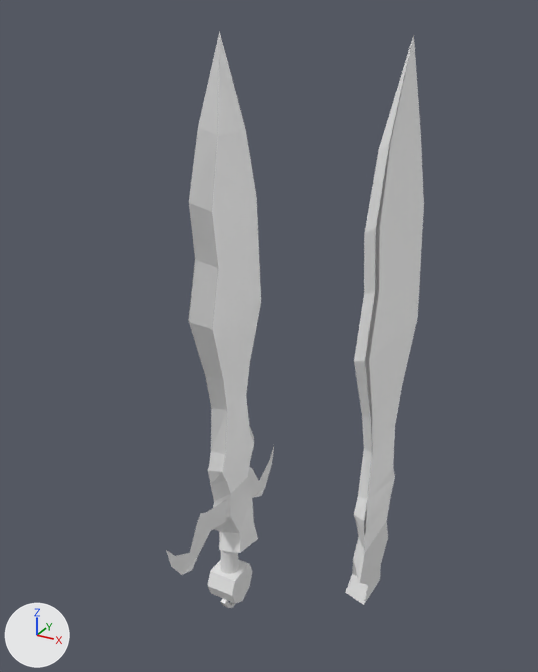
The Blender file week 5/day 1/sword/Untitled.blend: old version first, new version second.
One viewpoint serves both versions: a 50 mm camera at (1.1, -1.87, 2.41) aimed at (-0.02, 0.18, 1.39). The axes (+X, +Y, +Z) are drawn at lower left. The lights are the same throughout.
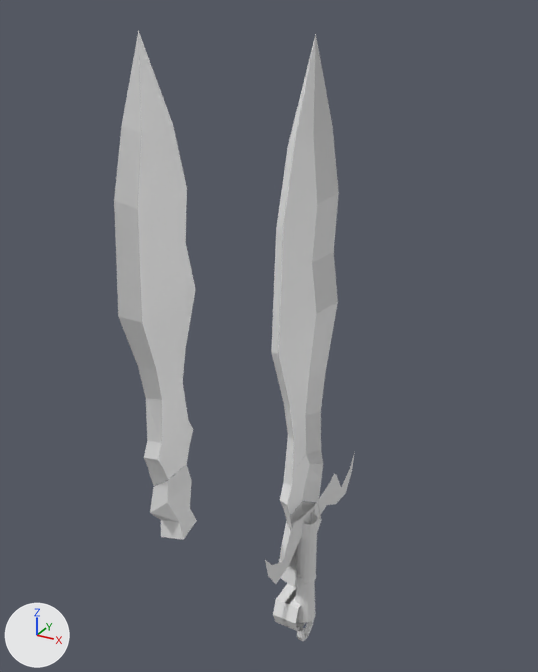
The change, as a diff of the scene's bpy script:
```diff
--- a/week 5/day 1/sword/Untitled.blend.py
+++ b/week 5/day 1/sword/Untitled.blend.py
@@ ob_cube @@
-ob_cube = bpy.data.objects.new('Cube', me_cube)
@@ ob_cube_002 @@
-ob_cube_002 = bpy.data.objects.new('Cube.002', me_cube_002)
@@ ob_plane @@
 ob_plane = bpy.data.objects.new('Plane', me_plane)
-ob_plane.location = (0.102, 0.068, 0.35)
-ob_plane.rotation_euler = (1.571, 0.0, 1.571)  # degrees (90, 0, 90)
+ob_plane.location = (-0.081, 0.184, 0.35)
+ob_plane.rotation_euler = (1.571, 0.0, 4.712)  # degrees (90, 0, 270)
 _m = ob_plane.modifiers.new('Mirror', 'MIRROR')
@@ ob_cylinder @@
-ob_cylinder = bpy.data.objects.new('Cylinder', me_cylinder)
@@ ob_cube_003 @@
-ob_cube_003 = bpy.data.objects.new('Cube.003', me_cube_003)
@@ ob_cube_004 @@
-ob_cube_004 = bpy.data.objects.new('Cube.004', me_cube_004)
@@ ob_edge @@
-ob_edge = bpy.data.objects.new('edge', me_cube_005)
@@ ob_blad_edge @@
+ob_blad_edge = bpy.data.objects.new(' blad edge', me_cube_005_1)  # 54 vertices, 22 faces, 1 loose edge; spans x -0.21..0.22, y 0.25..0.3, z 0.41..2.02; in mat_blade_edge (white #e7e7e7); modifiers MIRROR
+ob_blad_edge.location = (-0.134, 0.109, 0.331)
+ob_blad_edge.rotation_euler = (0.0, 0.0, 4.712)  # degrees (0, 0, 270)
@@ ob_undering @@
+ob_undering = bpy.data.objects.new('undering', me_cube_004_1)  # 32 vertices, 21 faces; spans x -0.0809..0.0421, y -0.0028..0.01, z -0.2144..-0.1346; in mat_underrng (white #e7e7e7); modifiers MIRROR
+ob_undering.location = (0.168, 0.11, 0.395)
+ob_undering.rotation_euler = (0.0, 0.0, 4.712)  # degrees (0, 0, 270)
@@ ob_ring @@
+ob_ring = bpy.data.objects.new('ring', me_cube_003_1)  # 17 vertices, 12 faces; spans x -0.079..0.079, y -0.009..0.048, z -0.495..-0.35; in mat_ring (white #e7e7e7); modifiers MIRROR
+ob_ring.location = (0.116, 0.121, 0.719)
+ob_ring.rotation_euler = (0.0, 0.0, 4.712)  # degrees (0, 0, 270)
@@ ob_handle @@
+ob_handle = bpy.data.objects.new('handle', me_cylinder_1)  # 75 vertices, 60 faces; spans x -0.041..0.041, y 0.007..0.089, z -0.429..0.023; in mat_handle (white #e7e7e7)
+ob_handle.location = (0.116, 0.121, 0.719)
+ob_handle.rotation_euler = (0.0, 0.0, 4.712)  # degrees (0, 0, 270)
@@ ob_skull @@
+ob_skull = bpy.data.objects.new('skull', me_cube_002_1)  # 16 vertices, 10 faces; spans x -0.139..0.133, y 0.205..0.299, z 0.161..0.436; in mat_skull (white #e7e7e7); modifiers MIRROR
+ob_skull.location = (-0.134, 0.109, 0.331)
+ob_skull.rotation_euler = (0.0, 0.0, 4.712)  # degrees (0, 0, 270)
@@ ob_blade @@
+ob_blade = bpy.data.objects.new('blade', me_cube_1)  # 33 vertices, 14 faces; spans x -0.16..0.16, y 0.25..0.3, z 0.44..2.02; in mat_blade (white #ffffff); modifiers MIRROR
+ob_blade.location = (-0.134, 0.109, 0.331)
+ob_blade.rotation_euler = (0.0, 0.0, 4.712)  # degrees (0, 0, 270)
```

What differs and where, as boxes [x1, y1, x2, y2] in the pictures (538 x 672 px):
'Cube', deleted: before [188, 32, 424, 552]
'blade', added: after [138, 30, 317, 516]
' blad edge', added: after [114, 31, 339, 532]
'edge', deleted: before [189, 31, 413, 552]
'Cube.002', deleted: before [213, 477, 388, 605]
'Plane', moved, turned: before [166, 447, 274, 575]; after [265, 452, 355, 584]
'skull', added: after [150, 464, 322, 588]
'handle', added: after [295, 512, 318, 622]
'Cube.003', deleted: before [208, 560, 252, 603]
'ring', added: after [273, 583, 306, 631]
'Cylinder', deleted: before [219, 531, 239, 574]
'undering', added: after [297, 613, 316, 641]
'Cube.004', deleted: before [221, 598, 236, 608]
